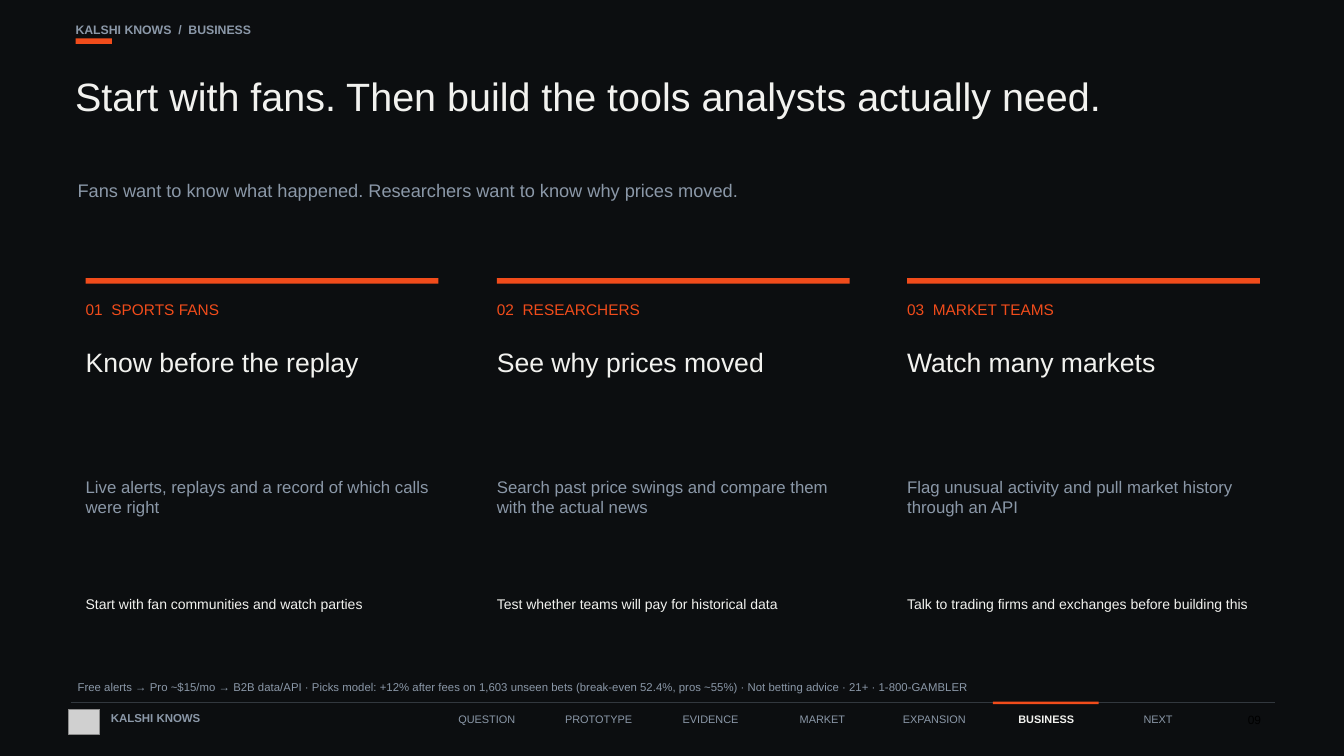
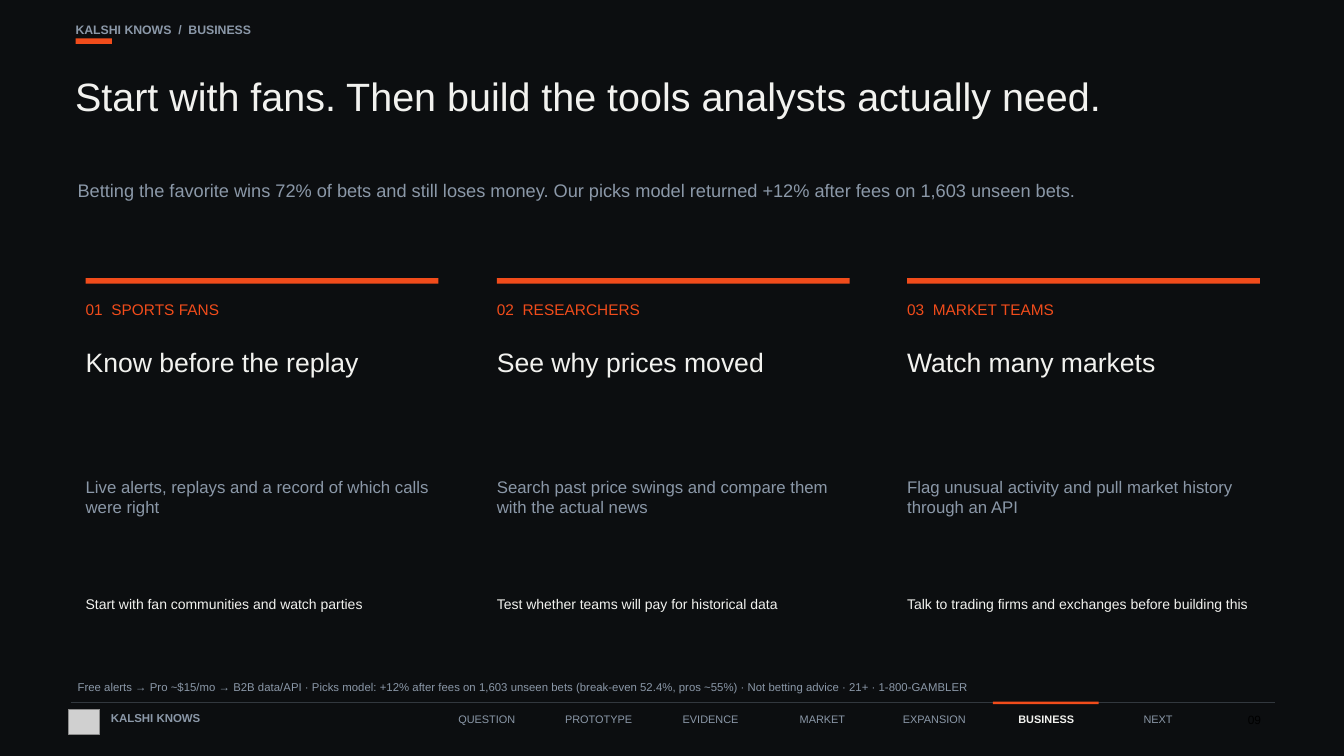
Before and after one commit to faisal-nabulsi/kalshi-knows, a slide deck: slide 9 of slides/Kalshi_Knows_FINAL.pptx. Drawn at 1344x756 pixels with LibreOffice and Linux fonts; fonts in the diff are those of the drawing; grey boxes stand for pictures. Boxes give left, top, right and bottom in pixels: in the first picture for what was removed or moved away, otherwise in the second. Text is boxed around its words. In the diff, an @@ line names an element or a change of style, - is before the commit and + after.

```diff
--- a/slides/Kalshi_Knows_FINAL.pptx
+++ b/slides/Kalshi_Knows_FINAL.pptx
@@ text at (78, 184, 1075, 201): text changed @@
-Fans want to know what happened. Researchers want to know why prices moved.
+Betting the favorite wins 72% of bets and still loses money. Our picks model returned +12% after fees on 1,603 unseen bets.
```
Also in this commit, not shown: 1 other slide changed.
